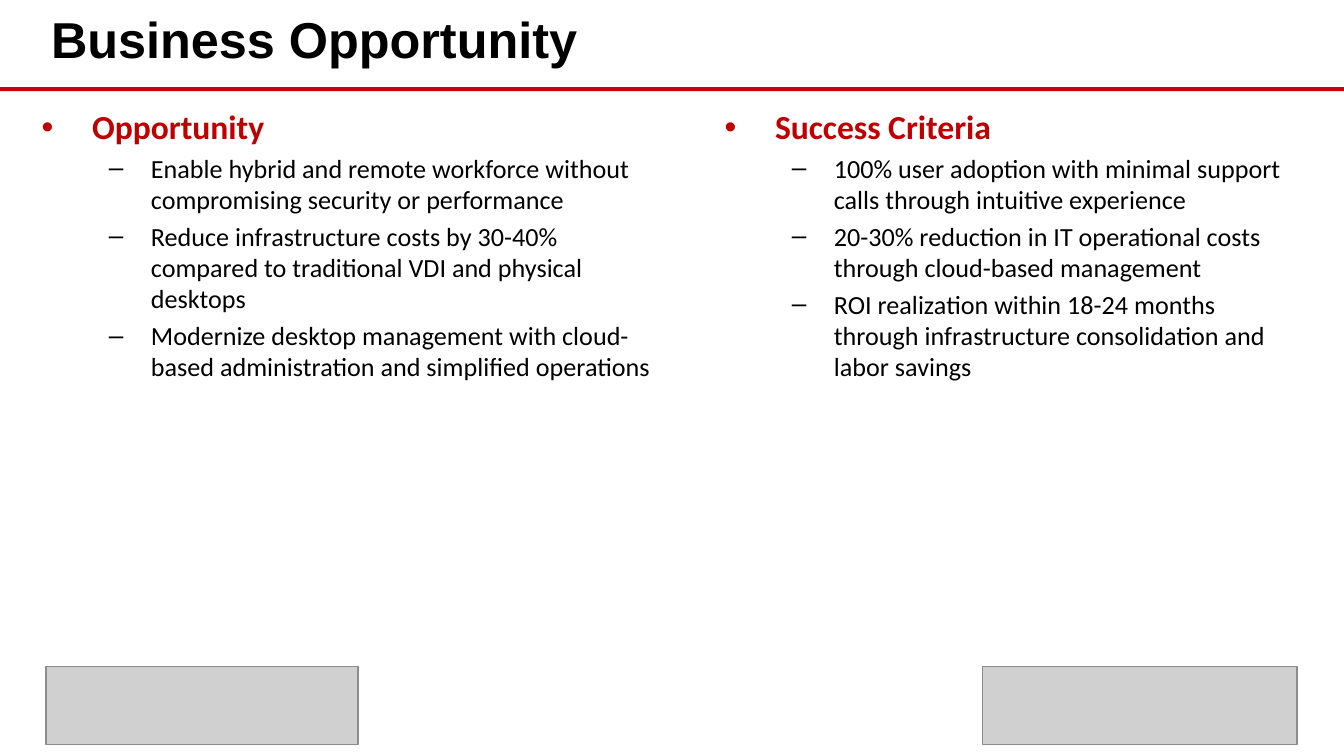
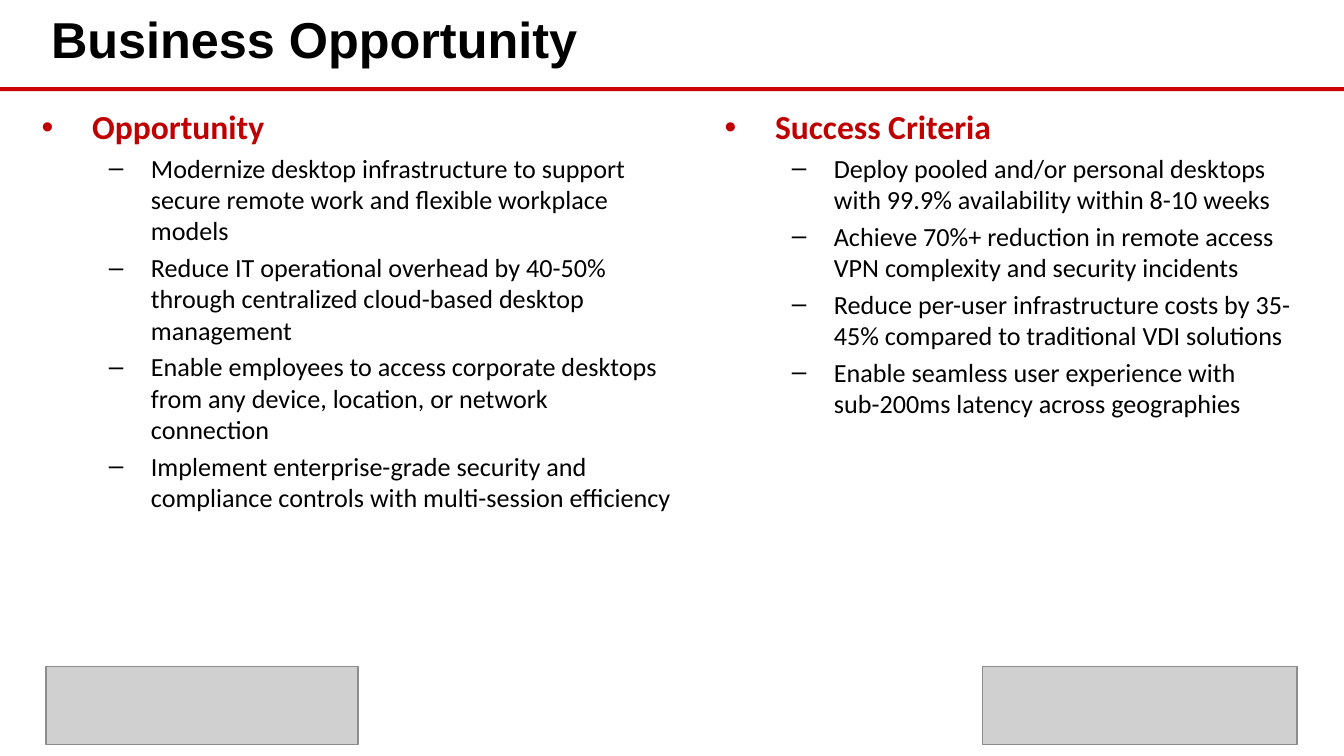
Before and after one commit to eoframework/solutions, a slide deck: slide 2 of solutions/azure/modern-workspace/virtual-desktop/presales/solution-briefing.pptx. Drawn at 1344x756 pixels with LibreOffice and Linux fonts; fonts in the diff are those of the drawing; grey boxes stand for pictures; background and template pictures are left out. Boxes give left, top, right and bottom in pixels: in the first picture for what was removed or moved away, otherwise in the second. Text is boxed around its words. In the diff, an @@ line names an element or a change of style, - is before the commit and + after.

Commit message:
Add Engagement Scope slides with solution-specific scope for Azure solutions
- Document Intelligence: IDP scope (document types, AI/ML complexity, accuracy)
- Enterprise Landing Zone: Landing zone scope (management groups, subscriptions, policies)
- Sentinel SIEM: Security scope (data connectors, analytics rules, log ingestion)
- DevOps Enterprise Platform: DevOps scope (repositories, pipelines, deployments)
- Virtual Desktop: AVD scope (host pools, app groups, user profiles)
- Virtual WAN Global: Network scope (WAN hubs, VPN connections, bandwidth)
- Updated LOE CSVs with proper SCOPE ASSUMPTIONS structure for Doc Intel and Landing Zone
- Regenerated all 6 PPTX files with 11-slide structure including Engagement Scope

```diff
--- a/solutions/azure/modern-workspace/virtual-desktop/presales/solution-briefing.pptx
+++ b/solutions/azure/modern-workspace/virtual-desktop/presales/solution-briefing.pptx
@@ text at [151,160,671,512]: text changed @@
-  – Enable hybrid and remote workforce without compromising security or performance
-  – Reduce infrastructure costs by 30-40% compared to traditional VDI and physical desktops
-  – Modernize desktop management with cloud-based administration and simplified operations
+  – Modernize desktop infrastructure to support secure remote work and flexible workplace models
+  – Reduce IT operational overhead by 40-50% through centralized cloud-based desktop management
+  – Enable employees to access corporate desktops from any device, location, or network connection
+  – Implement enterprise-grade security and compliance controls with multi-session efficiency
@@ text at [834,160,1291,418]: text changed @@
-  – 100% user adoption with minimal support calls through intuitive experience
-  – 20-30% reduction in IT operational costs through cloud-based management
-  – ROI realization within 18-24 months through infrastructure consolidation and labor savings
+  – Deploy pooled and/or personal desktops with 99.9% availability within 8-10 weeks
+  – Achieve 70%+ reduction in remote access VPN complexity and security incidents
+  – Reduce per-user infrastructure costs by 35-45% compared to traditional VDI solutions
+  – Enable seamless user experience with sub-200ms latency across geographies
```
Also in this commit, not shown: 8 other slides changed, 1 slide added, 13 other files.
